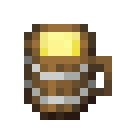
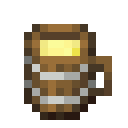
Layer changes from the first w=128, h=128 image to the second:
painted on "Liquid" over [40, 32, 80, 56]
